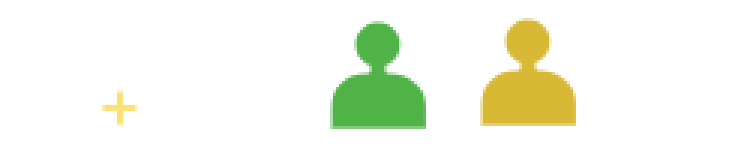
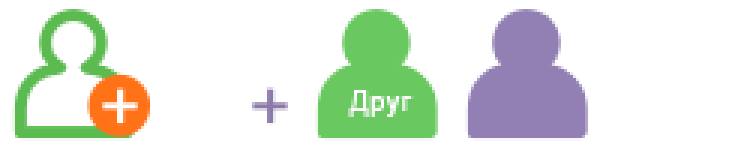
Layered file, before and after one edit (750x150). Changes by layer:
added group "добавить в др копия 14" with 4 layers above "1а копия 3" over (321, 15, 438, 138)
added layer "Друг" in group "добавить в др копия 14" over (348, 90, 414, 117)
added layer "Фигура 268 копия 14" in group "добавить в др копия 14" over (321, 15, 432, 135)
added group "1а копия 3" with 2 layers above "добавить в др копия 13" over (252, 9, 582, 141)
added layer "Фигура 268 копия 15" in group "1а копия 3" over (471, 15, 582, 135)
added group "добавить в др копия 13" with 3 layers above "1а" over (18, 15, 150, 138)
added layer "Фигура 634 копия 7" in group "добавить в др копия 13" over (102, 87, 138, 126)
added layer "Фигура 269 копия 22" in group "добавить в др копия 13" over (87, 72, 150, 138)
added layer "Фигура 268 копия 13" in group "добавить в др копия 13" over (18, 15, 129, 135)
added group "1а" with 4 layers above "добавить в др копия 12" over (252, 87, 288, 126)
added group "добавить в др копия 12" (1st of 2, in "1а") with 3 layers in group "1а" over (252, 87, 288, 126)
added layer "Фигура 634 копия 6" (1st of 2, in "1а" › "добавить в др копия 12") in group "добавить в др копия 12" over (252, 87, 288, 126)
added layer "Фигура 269 копия 21" (1st of 2, in "1а" › "добавить в др копия 12") in group "добавить в др копия 12" over (252, 87, 288, 126)
added layer "Фигура 268 копия 12" (1st of 2, in "1а" › "добавить в др копия 12") in group "добавить в др копия 12" over (252, 87, 279, 126)
hid group "добавить в др копия 12" (2nd of 2) (3 layers) over (24, 18, 150, 138)
hid "Фигура 268 копия 12 copy 3" over (477, 15, 582, 132)
hid "Фигура 268 копия 12 copy" over (252, 87, 282, 126)
hid "Фигура 268 копия 12 copy 2" over (327, 18, 432, 135)
